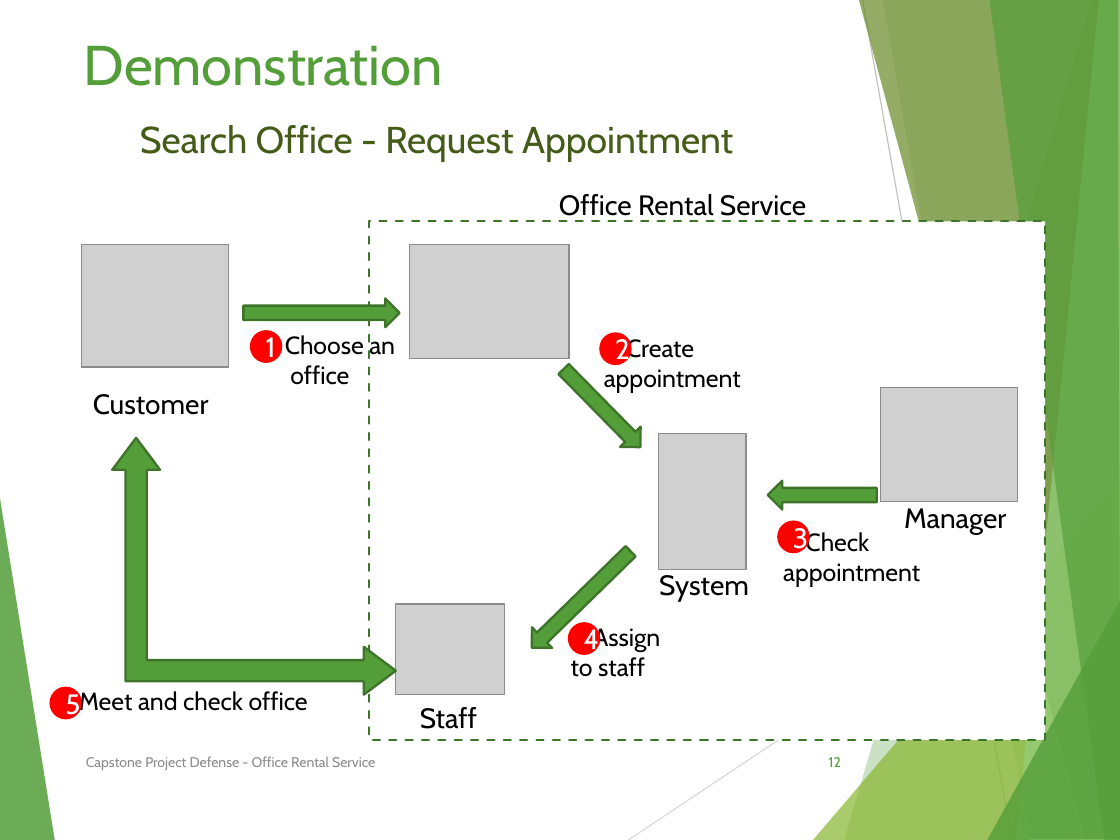
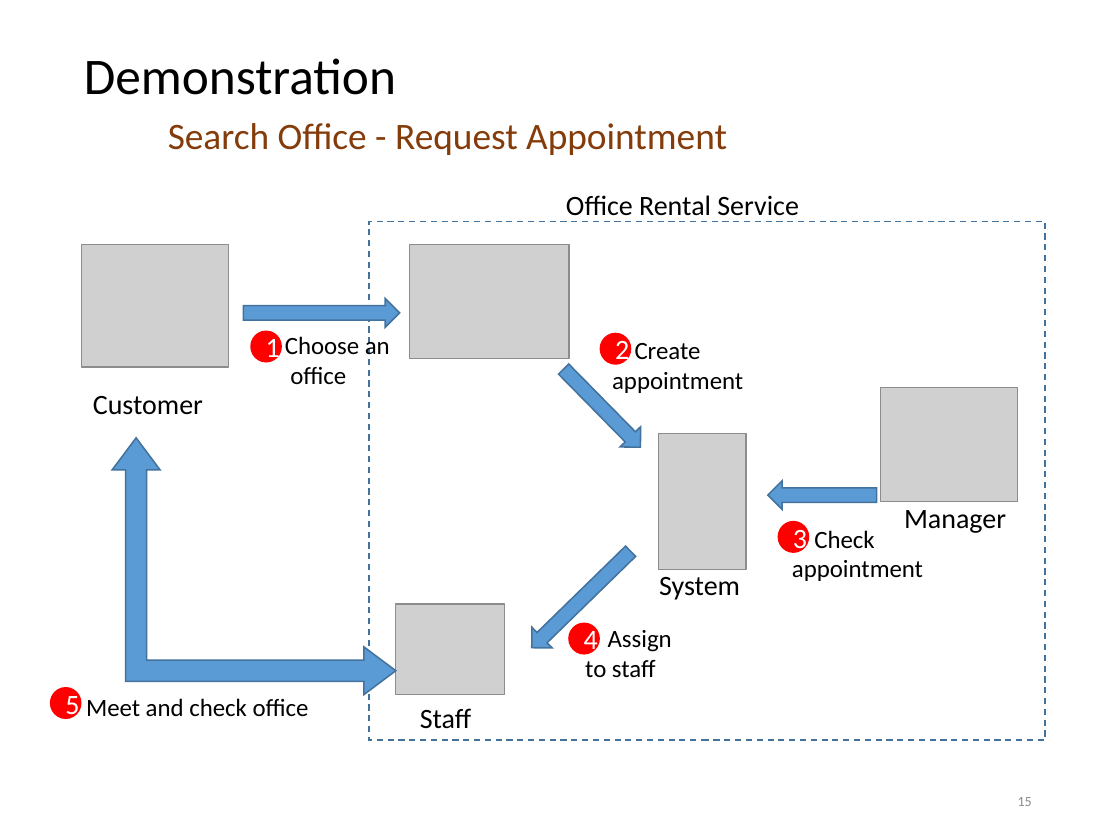
Before and after one commit to tienlx93/capstone-ors, a slide deck: slide 15 of doc/SlidePresentation 2 v3.pptx (slide 12 before the commit). Drawn at 1120x840 pixels with LibreOffice and Linux fonts; fonts in the diff are those of the drawing; grey boxes stand for pictures. Boxes give left, top, right and bottom in pixels: in the first picture for what was removed or moved away, otherwise in the second. Text is boxed around its words. In the diff, an @@ line names an element or a change of style, - is before the commit and + after.

```diff
--- a/doc/SlidePresentation 2 v3.pptx
+++ b/doc/SlidePresentation 2 v3.pptx
@@ title "Demonstration Search Office - Request ..." at [84, 58, 727, 155]: size 36 to 33 pt, text colour #549E39 to #000000 in "Demonstration"; font Cabin to Calibri; text colour #455C19 to #843C0B in "Search Office - Request Appointment"; line spacing 1 to 0.9; vertical alignment top to middle @@
@@ rectangle at [370, 222, 1046, 740]: outline #3E752A 1.5 pt dashed to #43739E 1 pt dashed @@
@@ text "Create appointment": place and size @@
-text "Create appointment" at [604, 337, 741, 392]
+text "Create appointment" at [612, 343, 743, 393]
@@ fill #549E39 to #5B9BD5; outline #3E752A 1.5 pt to #43739E 1 pt in 5 elements at [243, 299, 400, 328], [554, 359, 651, 458], [768, 480, 877, 510], [521, 541, 640, 658], [112, 438, 395, 694] @@
@@ text "Check appointment": place and size @@
-text "Check appointment" at [783, 531, 920, 587]
+text "Check appointment" at [792, 530, 923, 581]
@@ group removed at [0, 0, 1120, 840]: 8 freeform shapes, 2 lines @@
@@ font Cabin to Calibri in 10 elements at [93, 396, 203, 415], [566, 195, 799, 222], [285, 336, 390, 384], [659, 577, 740, 600], [904, 510, 1006, 533], [420, 708, 471, 729], [612, 343, 743, 393], [86, 698, 309, 716], [792, 530, 923, 581], [585, 630, 672, 678] @@
@@ text "Assign": place and size @@
-text "Assign" at [571, 626, 660, 677]
+text "Assign" at [585, 630, 672, 678]
@@ font Cabin to Calibri; outline #FF0000 1.5 pt to #FF0000 1 pt in 5 elements at [251, 332, 281, 362], [600, 334, 631, 364], [778, 522, 809, 552], [569, 624, 599, 654], [50, 688, 81, 718] @@
@@ text removed at [86, 756, 375, 771] @@
-Capstone Project Defense - Office Rental Service
@@ page number removed at [829, 757, 841, 767] @@
-12
@@ page number added at [1018, 797, 1032, 806], 9 pt, text #8C8C8C @@
+15
```
Also in this commit, not shown: 34 other slides changed, 5 slides added, 2 slides removed.
